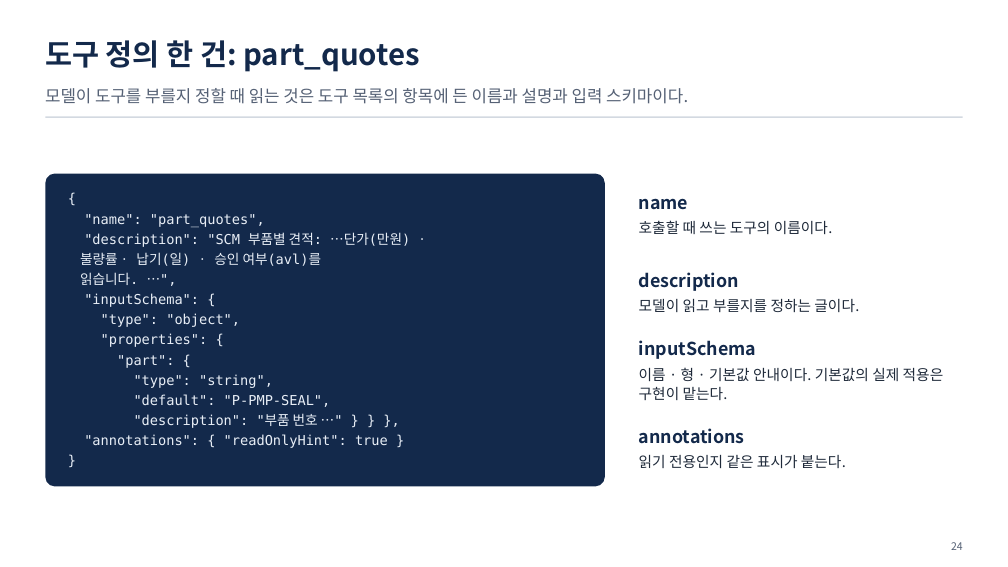
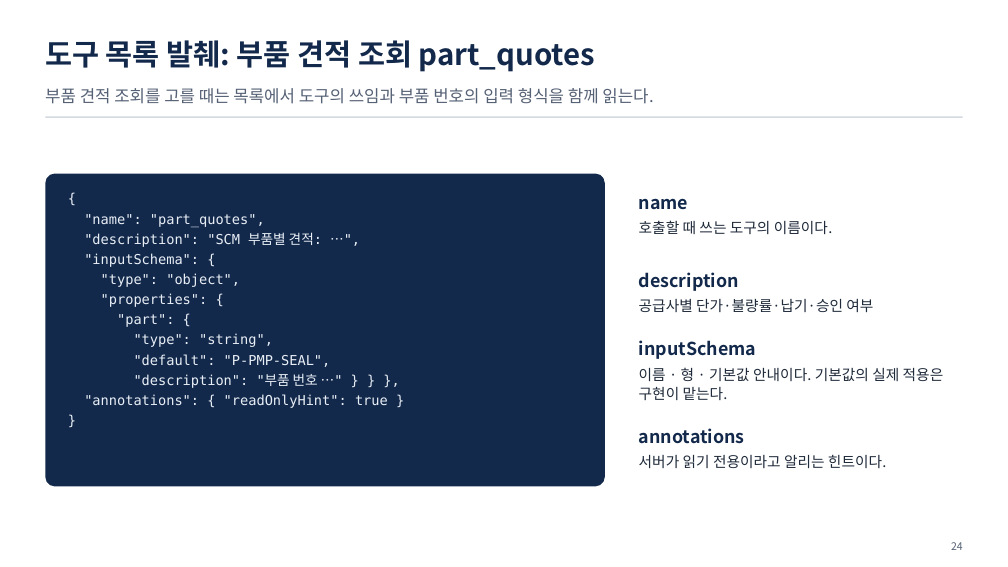
Before and after one commit to uengine-oss/hyd-iot-edu, a slide deck: slide 24 of workspace/강의제작/산출물/통합반/이론_오프라인/06회차/통합반_오프라인_06회차.pptx. Drawn at 1008x567 pixels with LibreOffice and Linux fonts; fonts in the diff are those of the drawing. Boxes give left, top, right and bottom in pixels: in the first picture for what was removed or moved away, otherwise in the second. Text is boxed around its words. In the diff, an @@ line names an element or a change of style, - is before the commit and + after.

Commit message:
통합반 현장 6회차 17~28장 MCP 도구 발견·입력 스키마·업무 응답과 stdio·HTTP 연결을 현장 화면·원본·노트로 검증한다

```diff
--- a/workspace/강의제작/산출물/통합반/이론_오프라인/06회차/통합반_오프라인_06회차.pptx
+++ b/workspace/강의제작/산출물/통합반/이론_오프라인/06회차/통합반_오프라인_06회차.pptx
@@ text at [45,40,595,72]: text changed @@
-도구 정의 한 건: part_quotes
+도구 목록 발췌: 부품 견적 조회 part_quotes
@@ text at [45,88,653,104]: text changed @@
-모델이 도구를 부를지 정할 때 읽는 것은 도구 목록의 항목에 든 이름과 설명과 입력 스키마이다.
+부품 견적 조회를 고를 때는 목록에서 도구의 쓰임과 부품 번호의 입력 형식을 함께 읽는다.
@@ text at [84,232,322,247]: text changed @@
-"description": "SCM 부품별 견적: …단가(만원) ·
-불량률 · 납기(일) · 승인 여부(avl)를
-읽습니다. …",
+"description": "SCM 부품별 견적: …",
@@ text at [639,299,873,312]: text changed @@
-모델이 읽고 부를지를 정하는 글이다.
+공급사별 단가·불량률·납기·승인 여부
@@ text at [639,455,887,468]: text changed @@
-읽기 전용인지 같은 표시가 붙는다.
+서버가 읽기 전용이라고 알리는 힌트이다.
```
Also in this commit, not shown: 11 other slides changed, 10 other files.
